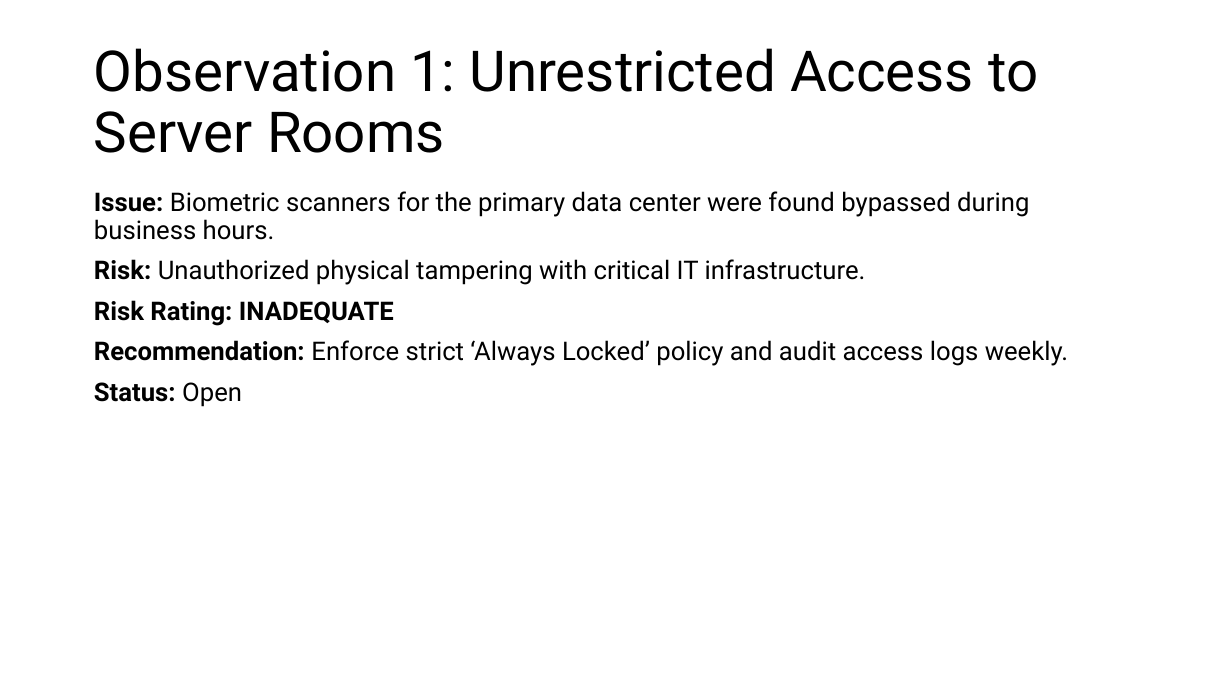
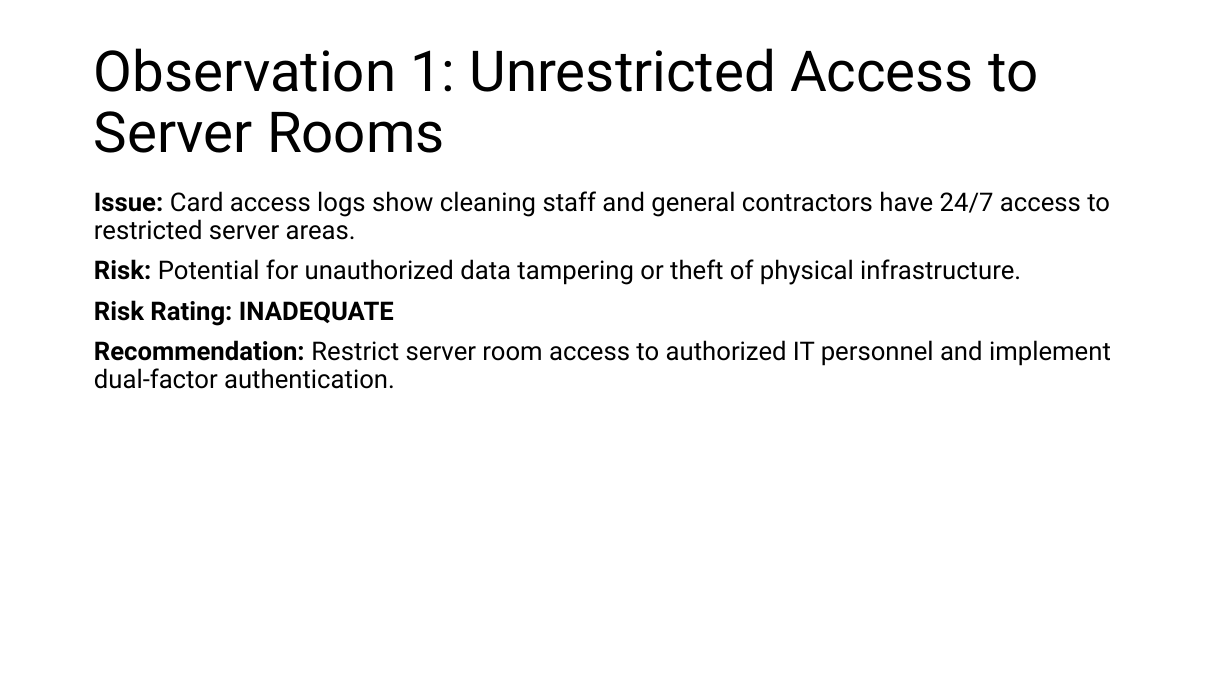
Before and after one commit to DenzDy/ia-report-bot-tools, a slide deck: slide 3 of generated_pptx/IA_Report_Facilities_Physical_Security.pptx. Drawn at 1232x693 pixels with LibreOffice and Linux fonts; fonts in the diff are those of the drawing. Boxes give left, top, right and bottom in pixels: in the first picture for what was removed or moved away, otherwise in the second. Text is boxed around its words. In the diff, an @@ line names an element or a change of style, - is before the commit and + after.

Commit message:
feat: change to OpenAI

```diff
--- a/generated_pptx/IA_Report_Facilities_Physical_Security.pptx
+++ b/generated_pptx/IA_Report_Facilities_Physical_Security.pptx
@@ text at (94, 191, 1110, 285): text changed @@
-Issue: Biometric scanners for the primary data center were found bypassed during business hours.
-Risk: Unauthorized physical tampering with critical IT infrastructure.
+Issue: Card access logs show cleaning staff and general contractors have 24/7 access to restricted server areas.
+Risk: Potential for unauthorized data tampering or theft of physical infrastructure.
@@ text at (94, 340, 1111, 389): text changed @@
-Recommendation: Enforce strict ‘Always Locked’ policy and audit access logs weekly.
-Status: Open
+Recommendation: Restrict server room access to authorized IT personnel and implement dual-factor authentication.
```
Also in this commit, not shown: 5 other slides changed, 41 other files.
